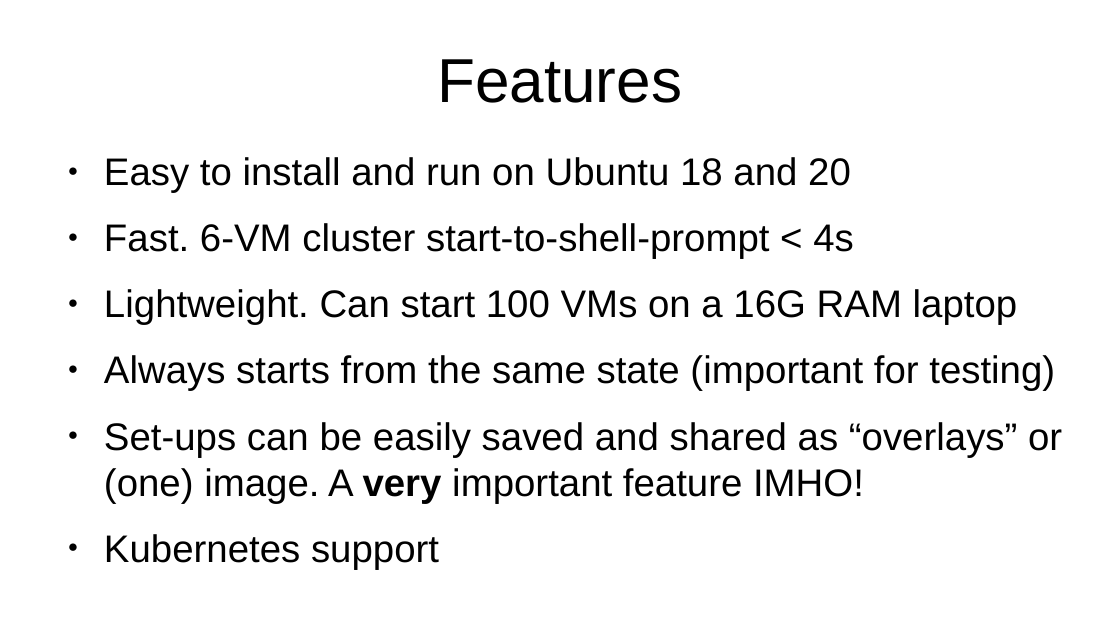
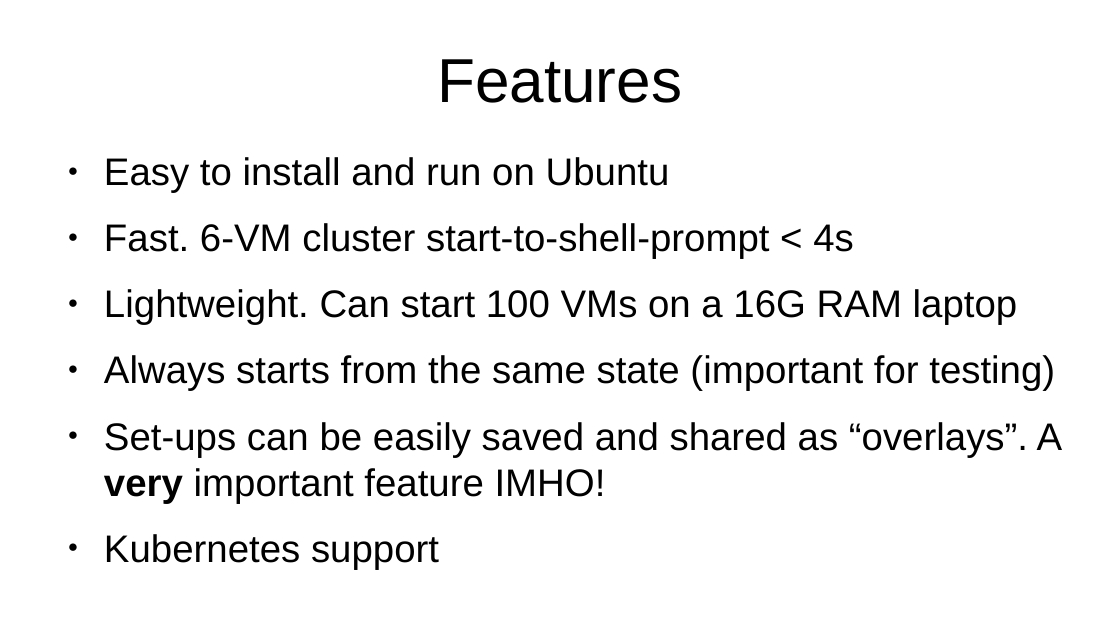
Before and after one commit to Nordix/xcluster, a slide deck: slide 2 of doc/demo-xcluster.odp. Drawn at 1120x630 pixels with LibreOffice and Linux fonts; fonts in the diff are those of the drawing. Boxes give left, top, right and bottom in pixels: in the first picture for what was removed or moved away, otherwise in the second. Text is boxed around its words. In the diff, an @@ line names an element or a change of style, - is before the commit and + after.

```diff
--- a/doc/demo-xcluster.odp
+++ b/doc/demo-xcluster.odp
@@ text at (104,157,670,193): text changed @@
-● Easy to install and run on Ubuntu 18 and 20
+● Easy to install and run on Ubuntu
@@ text at (104,422,1063,503): text changed @@
-● Set-ups can be easily saved and shared as “overlays” or (one) image. A very important feature IMHO!
+● Set-ups can be easily saved and shared as “overlays”. A very important feature IMHO!
```
Also in this commit, not shown: 2 other slides changed, 1 other file.
